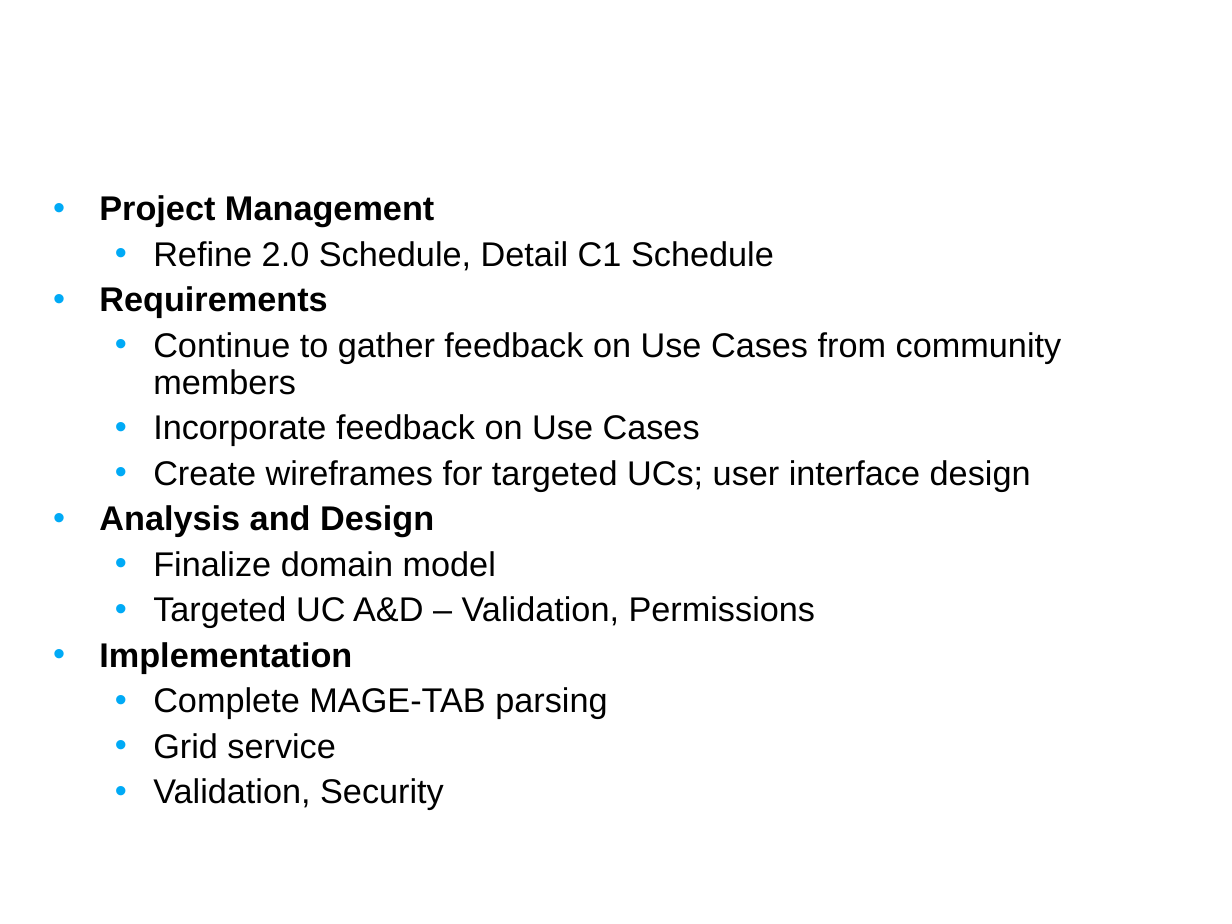
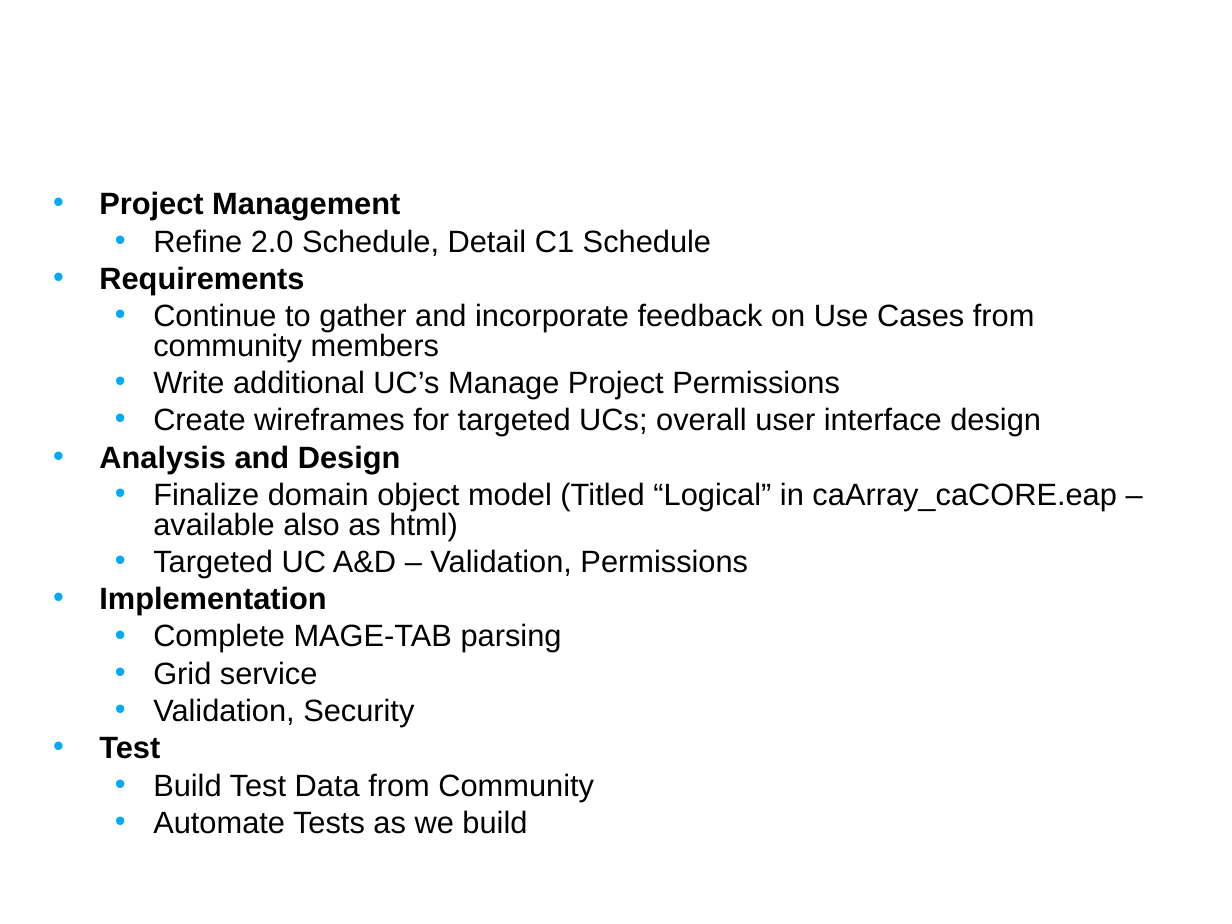
Before and after one commit to NCIP/caarray-docs, a slide deck: slide 10 of project_management/open_meetings/caArray User Community Meeting Aug 8.ppt. Drawn at 1232x924 pixels with LibreOffice and Linux fonts; fonts in the diff are those of the drawing; background and template pictures are left out. Boxes give left, top, right and bottom in pixels: in the first picture for what was removed or moved away, otherwise in the second. Text is boxed around its words. In the diff, an @@ line names an element or a change of style, - is before the commit and + after.

Commit message:
updated with content from E2 Use Cases that we're working on plus a couple of additional questions

```diff
--- a/project_management/open_meetings/caArray User Community Meeting Aug 8.ppt
+++ b/project_management/open_meetings/caArray User Community Meeting Aug 8.ppt
@@ text at bbox=[99, 191, 748, 727]: size 20 to 18 pt in "Project Management", "Refine 2.0 Schedule, Detail C1 Schedule", "Requirements", "Analysis and Design" and 5 more places; line spacing 0.9 to 0.8 @@
@@ text at bbox=[153, 303, 1041, 436]: text changed; size 20 to 18 pt @@
-  • Continue to gather feedback on Use Cases from community members
-  • Incorporate feedback on Use Cases
-  • Create wireframes for targeted UCs; user interface design
+  • Continue to gather and incorporate feedback on Use Cases from community members
+  • Write additional UC’s Manage Project Permissions
+  • Create wireframes for targeted UCs; overall user interface design
@@ text at bbox=[153, 482, 1116, 540]: text changed; size 20 to 18 pt @@
-  • Finalize domain model
+  • Finalize domain object model (Titled “Logical” in caArray_caCORE.eap – available also as html)
@@ text at bbox=[99, 736, 594, 834]: paragraphs added @@
+• Test
+  • Build Test Data from Community
+  • Automate Tests as we build
```
Also in this commit, not shown: 4 other slides changed, 2 slides added, 1 slide removed.
